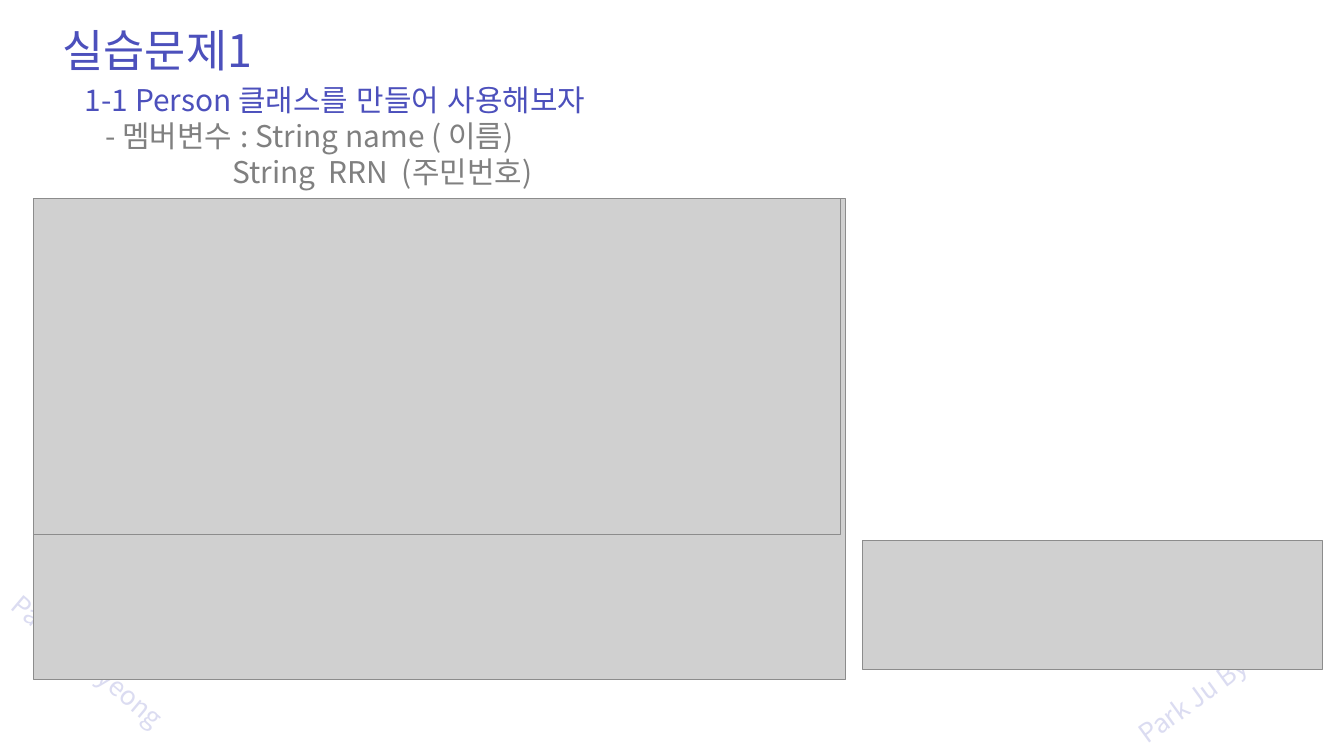
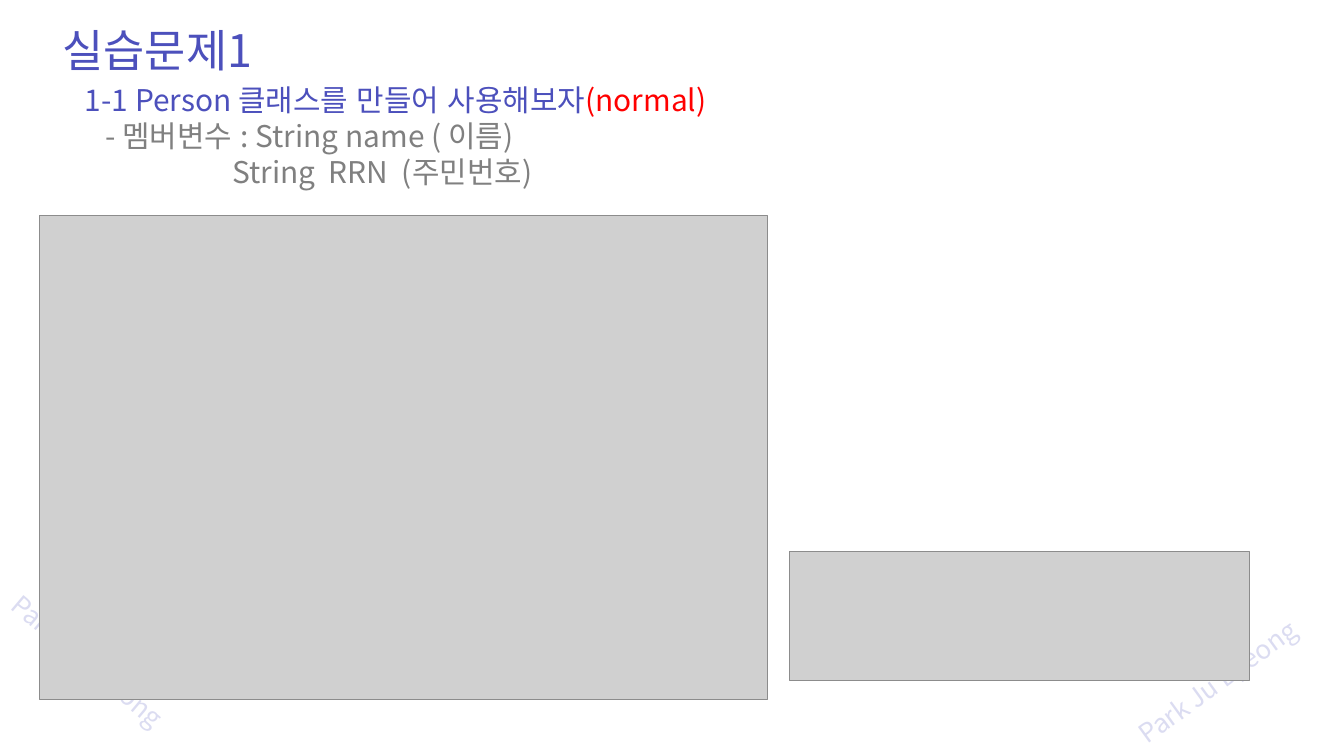
Before and after one commit to zest132/JavaLecture, a slide deck: slide 22 of JavaLecture/LectureFile/java 7강 멤버변수와메모리.pptx (slide 20 before the commit). Drawn at 1344x756 pixels with LibreOffice and Linux fonts; fonts in the diff are those of the drawing; grey boxes stand for pictures. Boxes give left, top, right and bottom in pixels: in the first picture for what was removed or moved away, otherwise in the second. Text is boxed around its words. In the diff, an @@ line names an element or a change of style, - is before the commit and + after.

```diff
--- a/JavaLecture/LectureFile/java 7강 멤버변수와메모리.pptx
+++ b/JavaLecture/LectureFile/java 7강 멤버변수와메모리.pptx
@@ text at [85,86,707,117]: text changed @@
-1-1 Person 클래스를 만들어 사용해보자
+1-1 Person 클래스를 만들어 사용해보자(normal)
@@ picture removed at [34,199,840,535] @@
@@ picture: place and size @@
-picture at [34,199,845,680]
+picture at [39,216,767,700]
@@ picture: place and size @@
-picture at [862,540,1322,669]
+picture at [790,552,1249,681]
```
Also in this commit, not shown: 20 other slides changed, 13 slides added, 5 slides removed, 6 other files.
